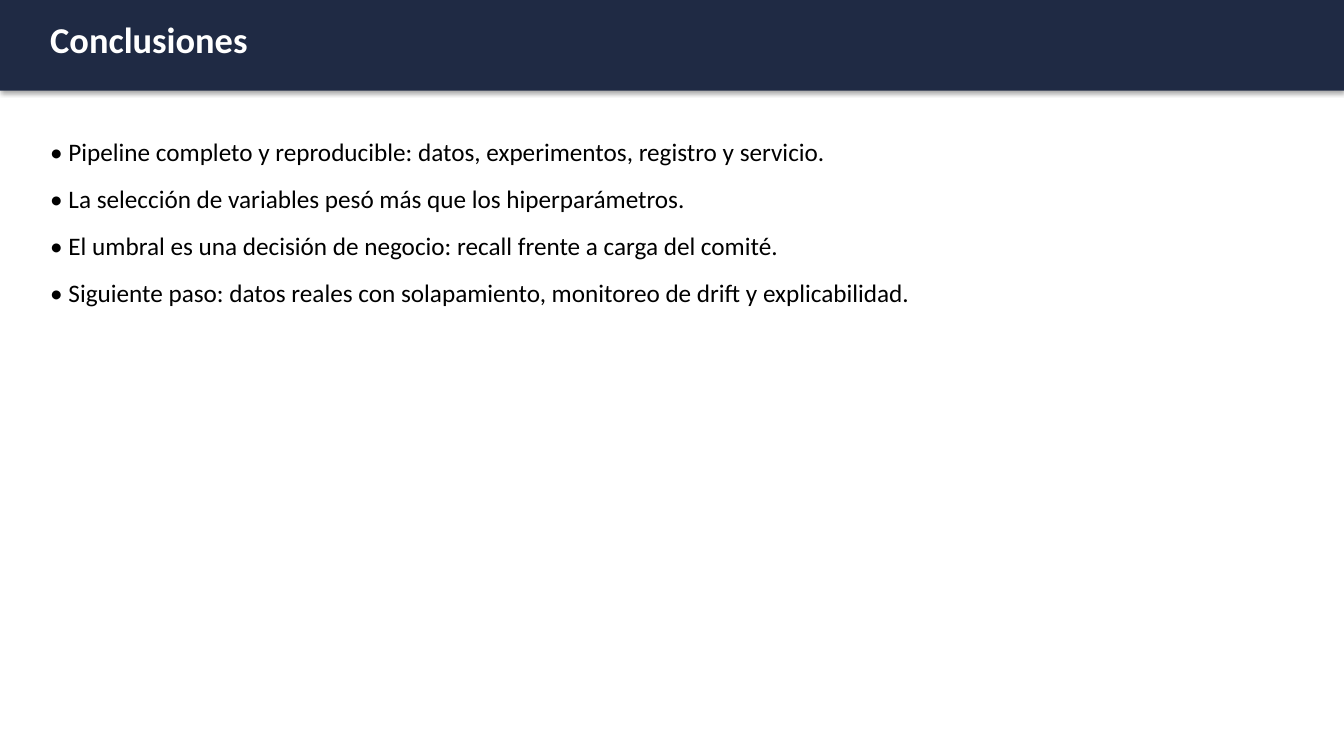
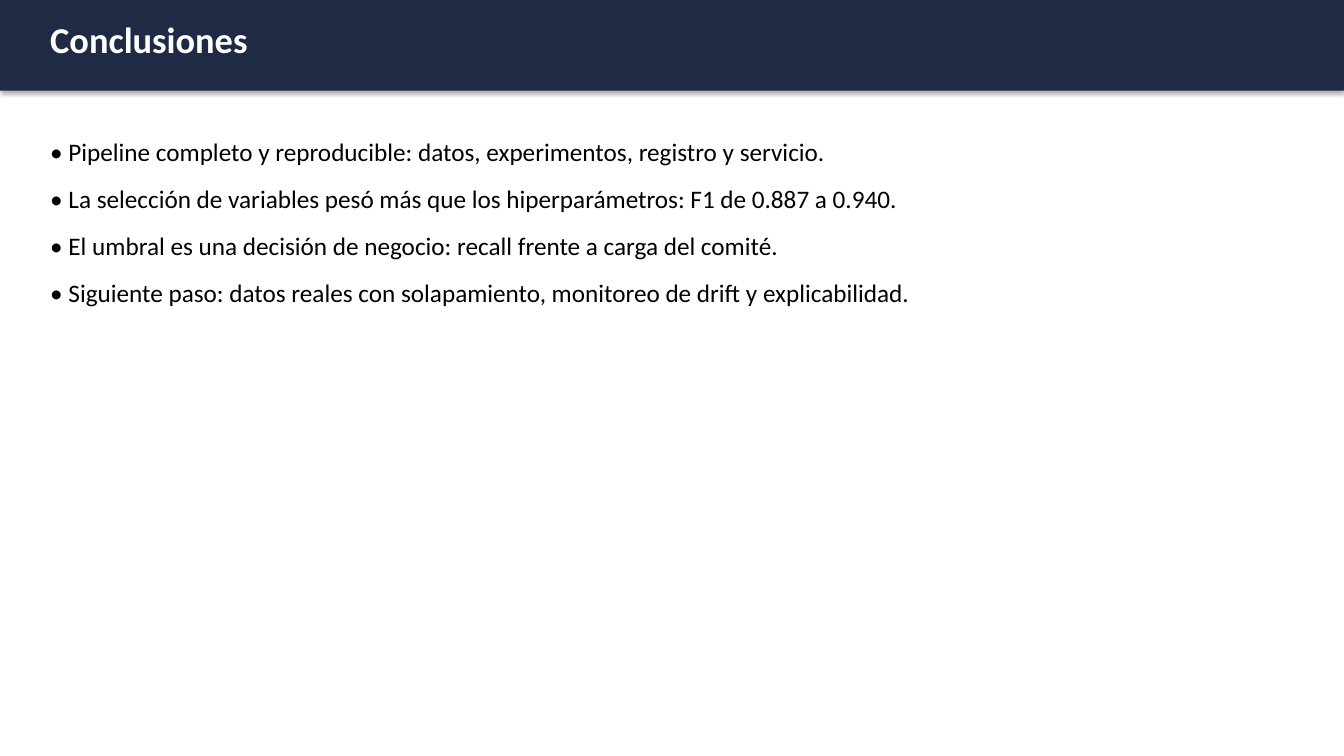
Before and after one commit to CesarPR30/Practica04, a slide deck: slide 9 of presentacion/presentacion_practica4.pptx (slide 8 before the commit). Drawn at 1344x756 pixels with LibreOffice and Linux fonts; fonts in the diff are those of the drawing. Boxes give left, top, right and bottom in pixels: in the first picture for what was removed or moved away, otherwise in the second. Text is boxed around its words. In the diff, an @@ line names an element or a change of style, - is before the commit and + after.

```diff
--- a/presentacion/presentacion_practica4.pptx
+++ b/presentacion/presentacion_practica4.pptx
@@ text at (68,190,897,212): text changed @@
-• La selección de variables pesó más que los hiperparámetros.
+• La selección de variables pesó más que los hiperparámetros: F1 de 0.887 a 0.940.
```
Also in this commit, not shown: 4 other slides changed, 1 slide added, 19 other files.
